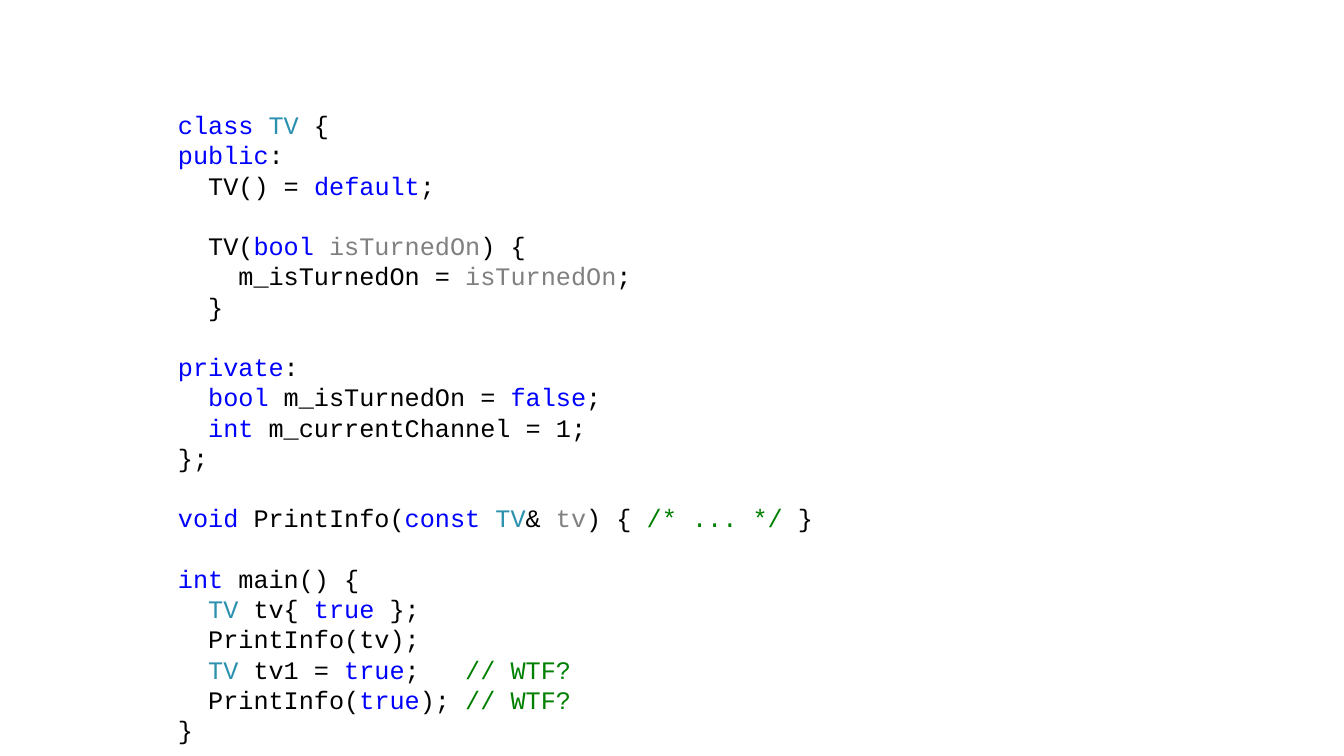
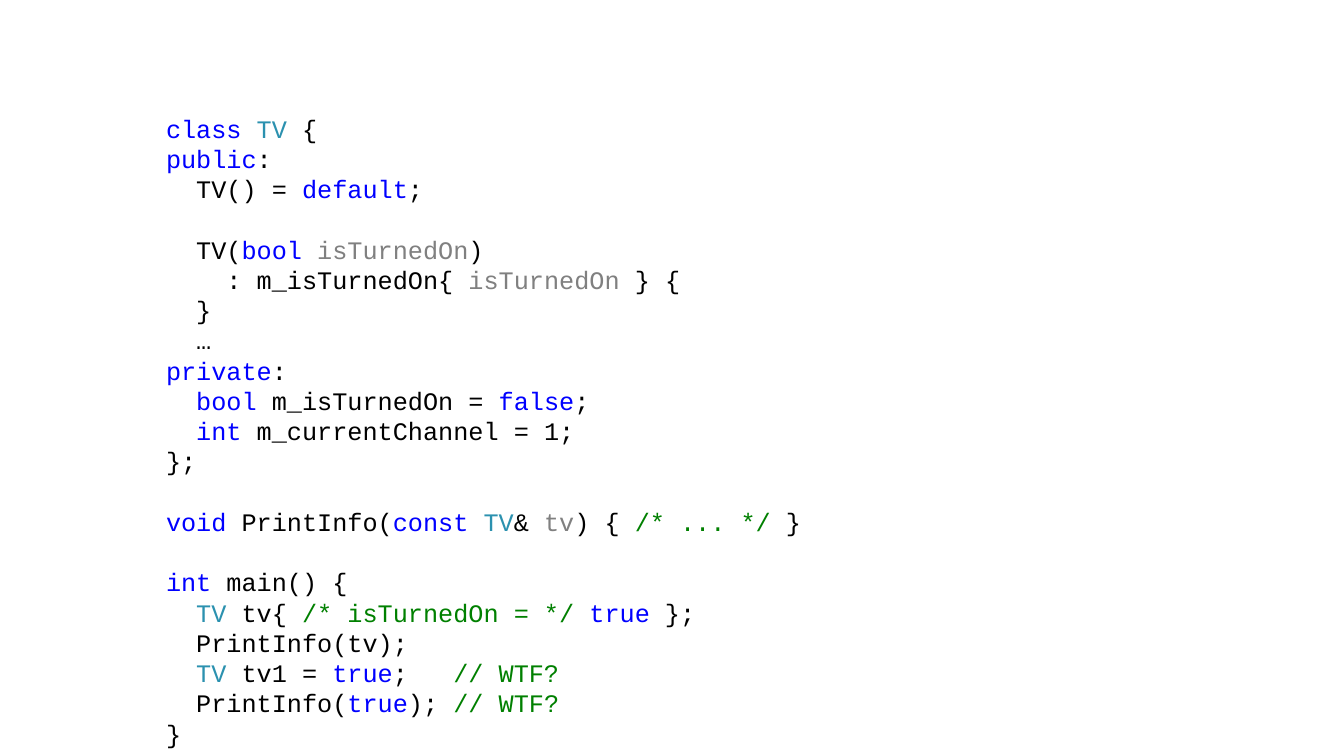
Before and after one commit to alexey-malov/oop, a slide deck: slide 79 of lectures/02/Основы ООП.pptx (slide 85 before the commit). Drawn at 1344x756 pixels with LibreOffice and Linux fonts; fonts in the diff are those of the drawing. Boxes give left, top, right and bottom in pixels: in the first picture for what was removed or moved away, otherwise in the second. Text is boxed around its words. In the diff, an @@ line names an element or a change of style, - is before the commit and + after.

```diff
--- a/lectures/02/Основы ООП.pptx
+++ b/lectures/02/Основы ООП.pptx
@@ text at box(166, 119, 649, 718): paragraph added @@
+…
@@ text "class TV {": place and size @@
-text "class TV {" at box(178, 116, 631, 715)
+text "class TV {" at box(166, 119, 649, 718)
@@ text at box(196, 240, 619, 295): text changed; text colour #808080 to #000000 @@
-TV(bool isTurnedOn) {
-m_isTurnedOn = isTurnedOn;
+TV(bool isTurnedOn)
+: m_isTurnedOn{ isTurnedOn } {
@@ text at box(196, 603, 649, 628): text changed; text colour #000000 to #008000 @@
-TV tv{ true };
+TV tv{ /* isTurnedOn = */ true };
```
Also in this commit, not shown: 8 other slides changed, 3 slides added, 7 slides removed, 4 other files.
